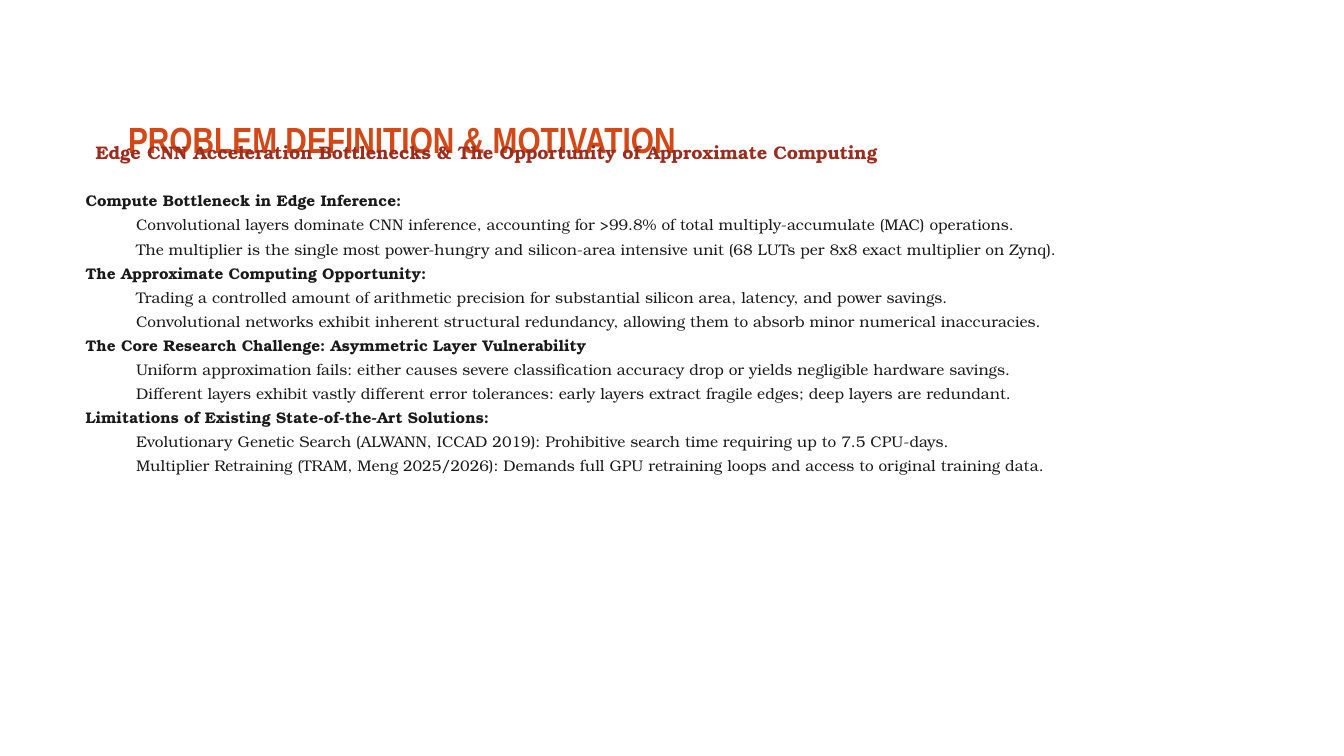
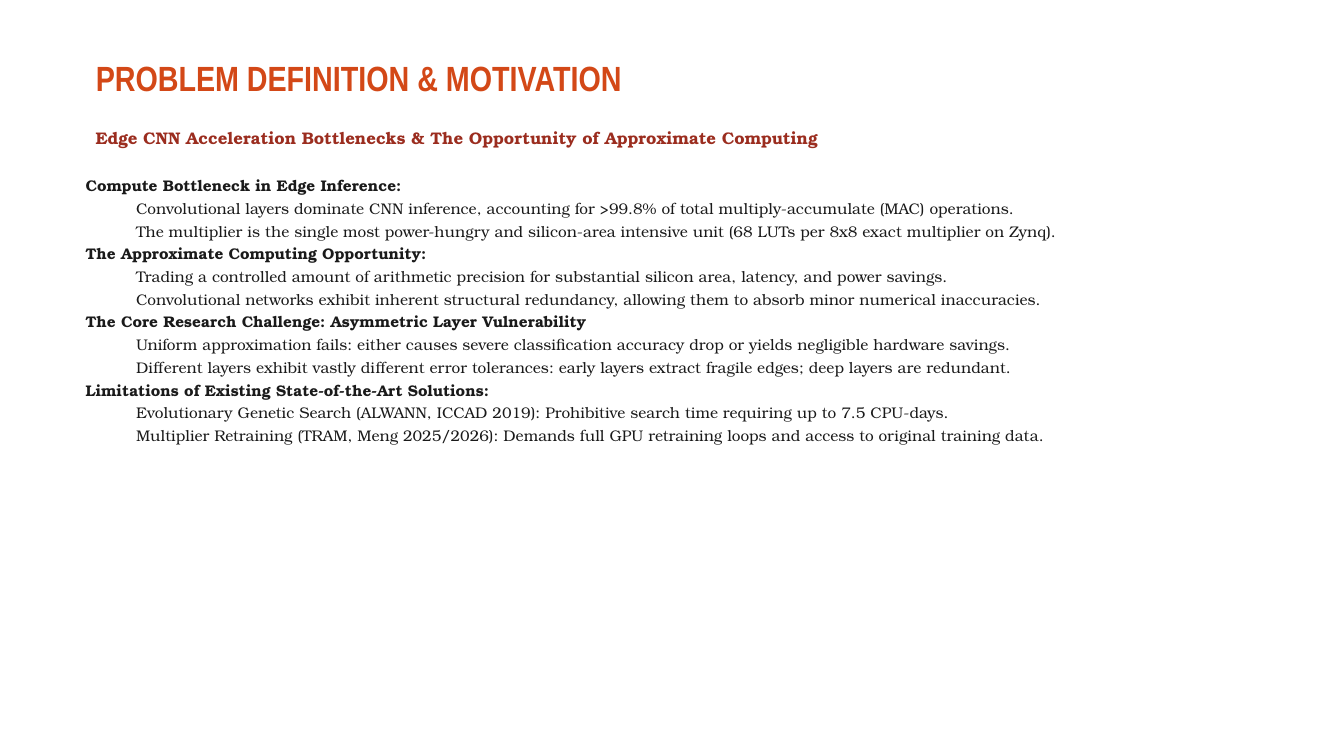
Before and after one commit to ThallapureddyVenkataRamCharanReddy/sensitivity-approx-mult-cnn, a slide deck: slide 2 of Project_Presentation_Complete.pptx. Drawn at 1344x756 pixels with LibreOffice and Linux fonts; fonts in the diff are those of the drawing; background and template pictures are left out. Boxes give left, top, right and bottom in pixels: in the first picture for what was removed or moved away, otherwise in the second. Text is boxed around its words. In the diff, an @@ line names an element or a change of style, - is before the commit and + after.

Commit message:
Fix presentation layout, eliminate duplicate table and shape overlaps across all slides

```diff
--- a/Project_Presentation_Complete.pptx
+++ b/Project_Presentation_Complete.pptx
@@ title "PROBLEM DEFINITION & MOTIVATION": place and size @@
-title "PROBLEM DEFINITION & MOTIVATION" at <box>128,124,676,160</box>
+title "PROBLEM DEFINITION & MOTIVATION" at <box>96,66,622,92</box>
@@ title "PROBLEM DEFINITION & MOTIVATION" at <box>96,66,622,92</box>: size 26 to 25 pt @@
@@ text "Edge CNN Acceleration Bottlenecks & ...": place and size @@
-text "Edge CNN Acceleration Bottlenecks & ..." at <box>96,140,877,165</box>
+text "Edge CNN Acceleration Bottlenecks & ..." at <box>96,131,818,148</box>
@@ text "Edge CNN Acceleration Bottlenecks & ..." at <box>96,131,818,148</box>: size 13 to 12 pt @@
@@ text "Compute Bottleneck in Edge Inference:": place and size @@
-text "Compute Bottleneck in Edge Inference:" at <box>86,194,1056,475</box>
+text "Compute Bottleneck in Edge Inference:" at <box>86,179,1056,445</box>
@@ text "Compute Bottleneck in Edge Inference:" at <box>86,179,1056,445</box>: less space between paragraphs @@
```
Also in this commit, not shown: 19 other slides changed, 1 other file.
